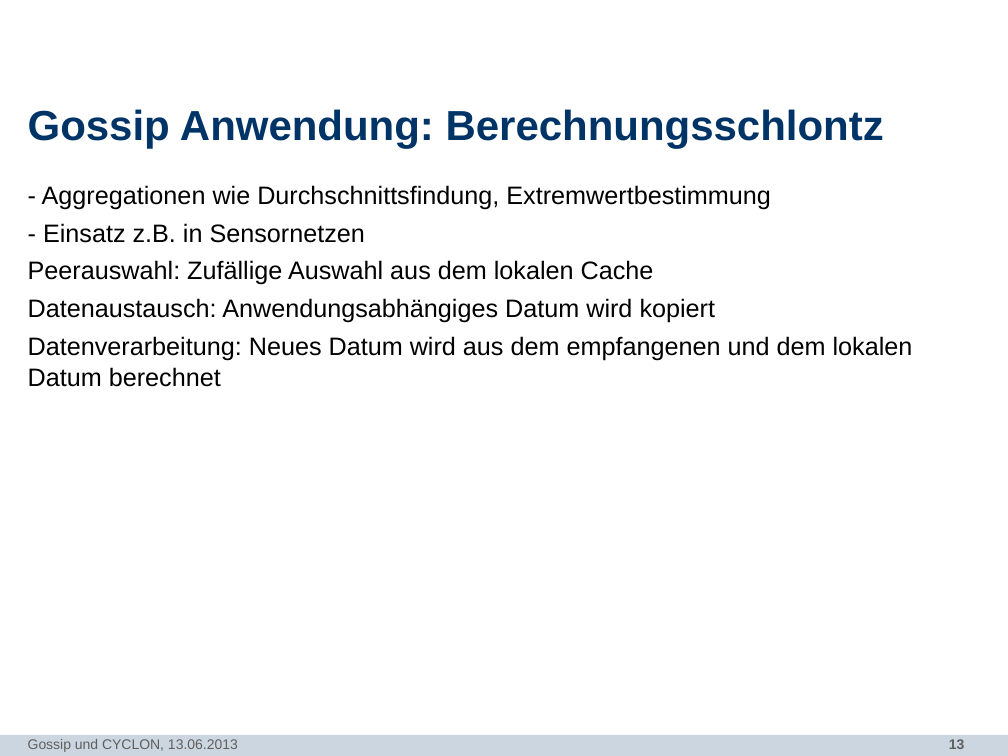
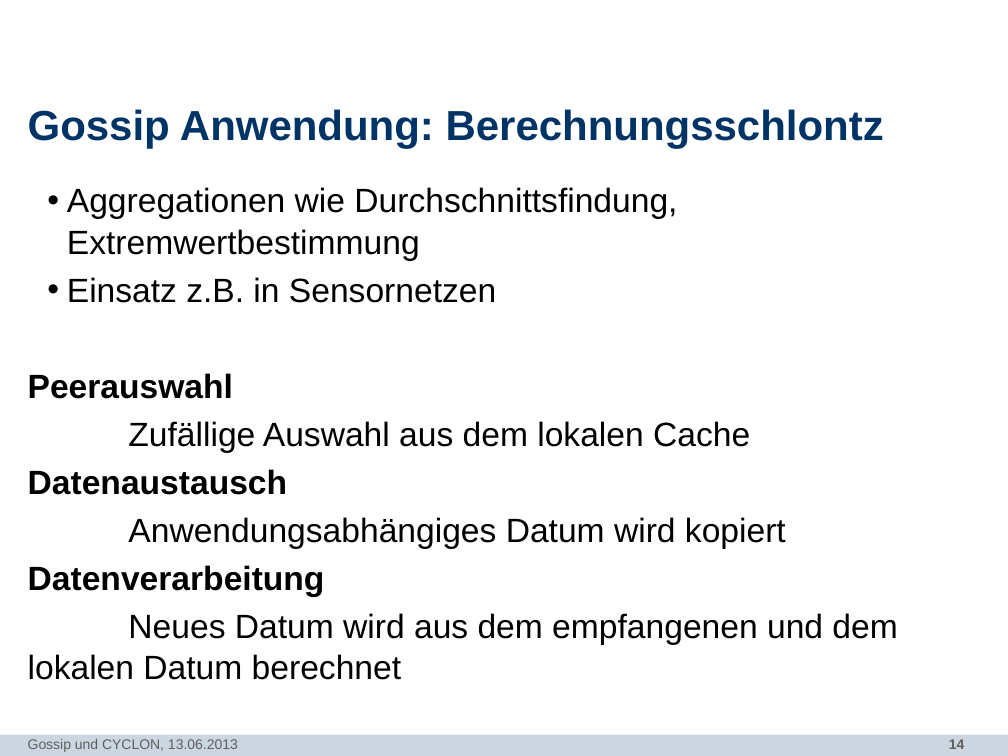
Before and after one commit to N8Fear/DistributedSystems, a slide deck: slide 14 of Vortrag/[MASTER] Präsentation.pptx (slide 13 before the commit). Drawn at 1008x756 pixels with LibreOffice and Linux fonts; fonts in the diff are those of the drawing; background and template pictures are left out. Boxes give left, top, right and bottom in pixels: in the first picture for what was removed or moved away, otherwise in the second. Text is boxed around its words. In the diff, an @@ line names an element or a change of style, - is before the commit and + after.

```diff
--- a/Vortrag/[MASTER] Präsentation.pptx
+++ b/Vortrag/[MASTER] Präsentation.pptx
@@ text at bbox=[28, 187, 897, 680]: text changed; size 18 to 24 pt @@
-- Aggregationen wie Durchschnittsfindung, Extremwertbestimmung
-- Einsatz z.B. in Sensornetzen
-Peerauswahl: Zufällige Auswahl aus dem lokalen Cache
-Datenaustausch: Anwendungsabhängiges Datum wird kopiert
-Datenverarbeitung: Neues Datum wird aus dem empfangenen und dem lokalen Datum berechnet
+  • Aggregationen wie Durchschnittsfindung, Extremwertbestimmung
+  • Einsatz z.B. in Sensornetzen
+Peerauswahl
+Zufällige Auswahl aus dem lokalen Cache
+Datenaustausch
+Anwendungsabhängiges Datum wird kopiert
+Datenverarbeitung
+Neues Datum wird aus dem empfangenen und dem lokalen Datum berechnet
@@ page number at bbox=[949, 739, 965, 749]: text changed @@
-13
+14
```
Also in this commit, not shown: 6 other slides changed, 1 slide added.
